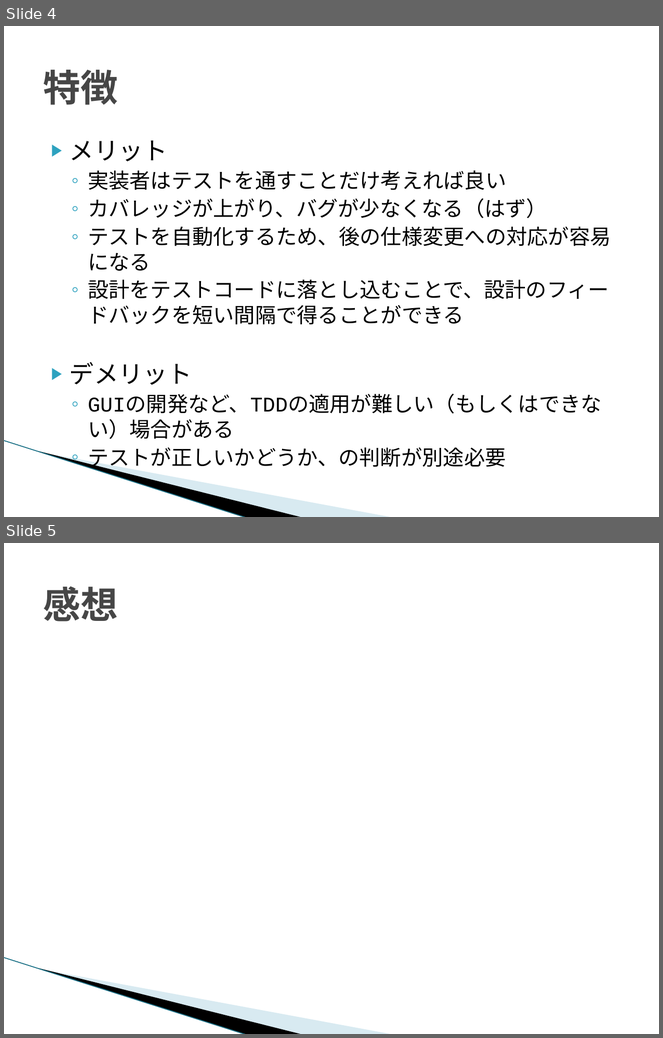
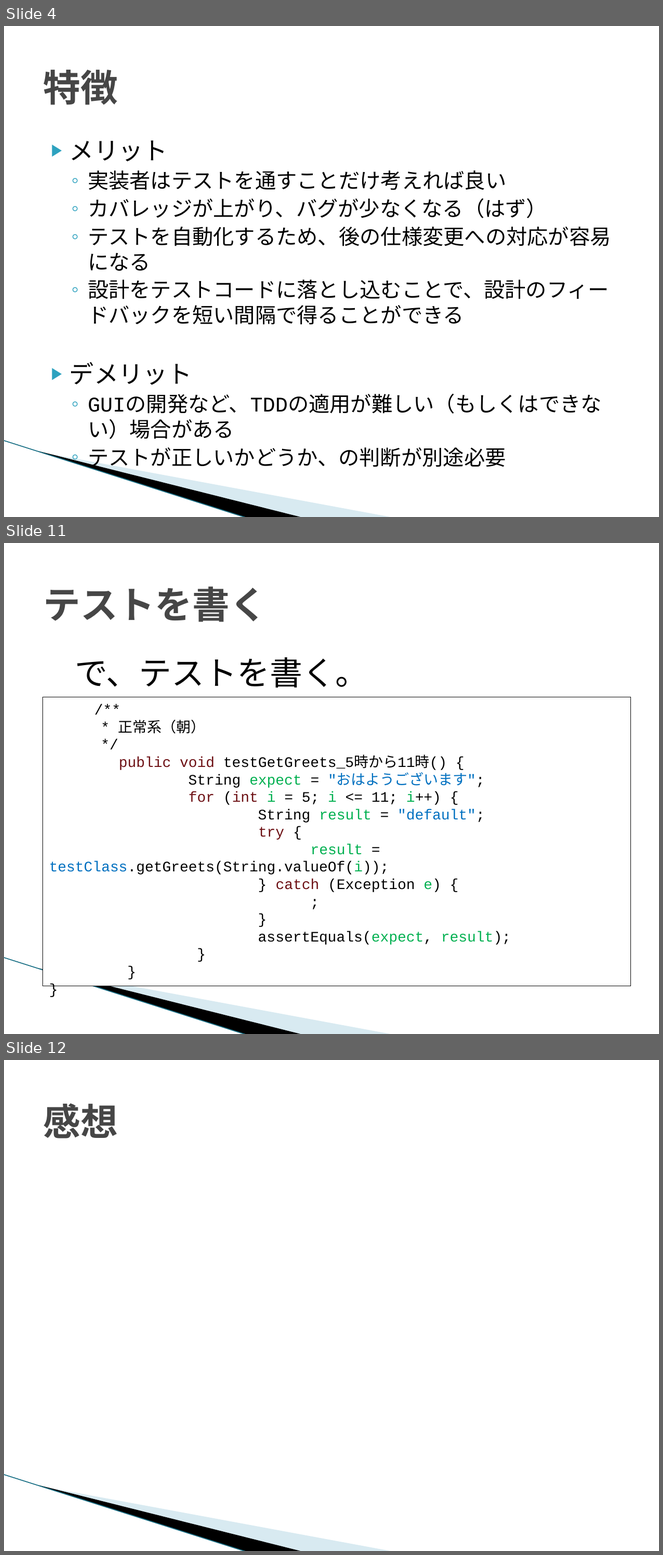
Before and after one commit to YAMADA-Yusuke/teck_talk, a slide deck: テスト駆動開発（TDD）.pptx. Shown one above the other, each under a label of ours: slides 4 and 5 before the commit, slides 4, 11 and 12 after it; the slides between them are not shown. The pictures are 663x1038 and 663x1555 pixels, drawn with LibreOffice and Linux fonts; fonts in the diff are those of the drawing; background and template pictures are left out. Boxes give left, top, right and bottom in pixels: in the first picture for what was removed or moved away, otherwise in the second. Text is boxed around its words. In the diff, an @@ line names an element or a change of style, - is before the commit and + after.

```diff
--- a/テスト駆動開発（TDD）.pptx
+++ b/テスト駆動開発（TDD）.pptx
@@ slide 11 added at [4,543,659,1034], background #FFFFFF; not listed: 3 template elements that a slide beside it also shows @@
@@ title added at [43,587,267,622], 41 pt, text #464646, bold @@
+テストを書く
@@ text added at [75,657,368,688], 36 pt, text #000000 @@
+で、テストを書く。
@@ rectangle added at [42,697,631,986], fill #FFFFFF, outline #000000 0.75 pt, 16 pt, text #000000 @@
+/**
+* 正常系（朝）
+*/
+public void testGetGreets_5時から11時() {
+String expect = "おはようございます";
+for (int i = 5; i <= 11; i++) {
+String result = "default";
+try {
+result = testClass.getGreets(String.valueOf(i));
+} catch (Exception e) {
+;
+}
+assertEquals(expect, result);
+}
+}
+}
@@ what was slide 5 is now slide 12 @@
```
Also in this commit, not shown: 1 slide changed, 6 other slides added.
